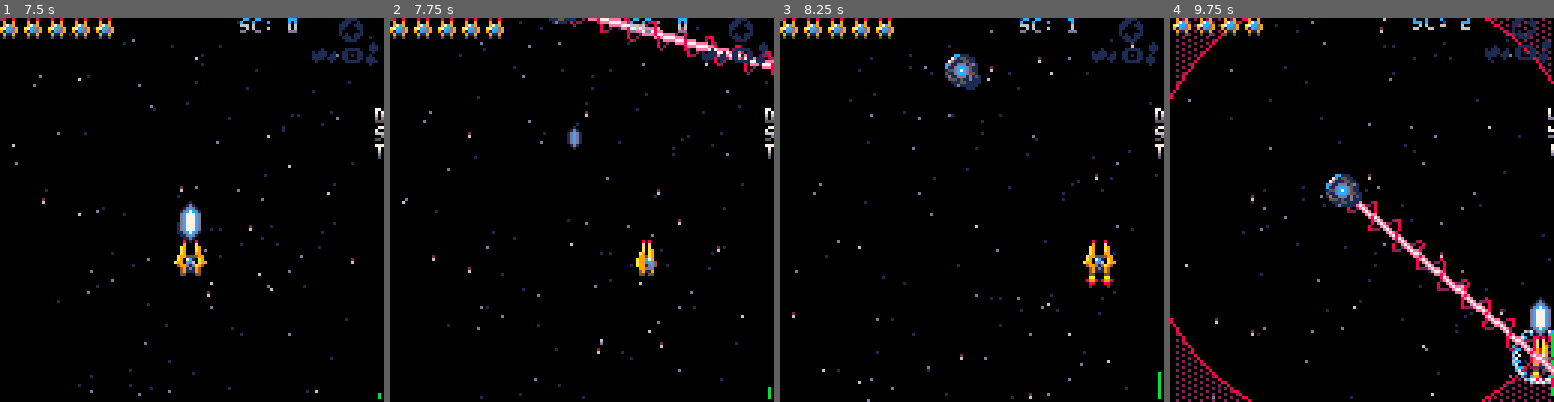
Above: before the commit, frames 1-4 (left to right).
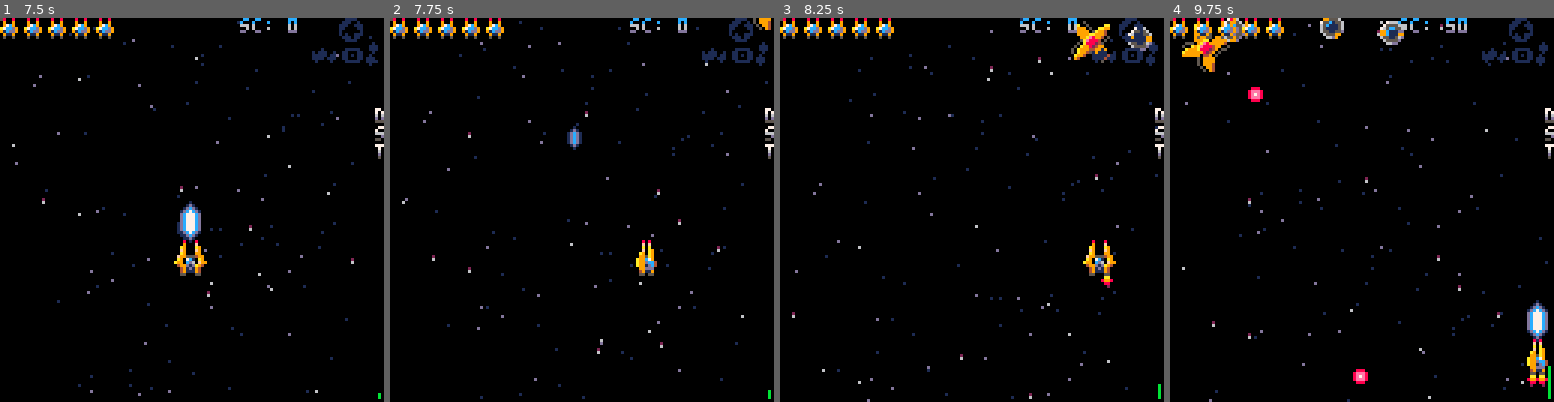
Above: after the commit, the same moments.

Repository: Athas1980/shootinator
Game: PICO-8 cartridge shootinator.p8
Same seed, same stepped clock (60 frames per second), same inputs: the game is played once before the commit and once after it.
Inputs:
- Up to frame 1 (7.5 s): tap X (X key) at 0.33, 1.07, 1.85, 2.97, 4.08, 5.2, 6.32, 7.43 s; tap O (Z key) at 0.7, 1.7, 2.1, 2.5, 2.9, 3.3, 3.7, 4.1, 4.5, 4.9, 5.3, 5.7, 6.1, 6.5, 6.9, 7.3 s; hold Right 1.6-2.1 s; hold Up 2.15-2.42 s; hold Right 2.47-3.03 s; hold Left 3.08-3.58 s; hold Down 3.63-3.97 s; hold Right 4.02-4.68 s; hold Up 4.73-5.03 s; hold Left 5.08-5.68 s; hold Down 5.73-6.03 s; hold Right 6.08-6.58 s; hold Right 6.63-7.13 s; hold Up 7.18-7.45 s
- Up to frame 2 (7.75 s): hold Right from 7.5 s (still down); tap O (Z key) at 7.7 s
- Up to frame 3 (8.25 s): release Right at 8.07 s; tap O (Z key) at 8.1 s; hold Left from 8.12 s (still down)
- Up to frame 4 (9.75 s): tap O (Z key) every 0.4 s from 8.5 to 9.7 s; tap X (X key) at 8.55, 9.67 s; release Left at 8.62 s; hold Down 8.67-9 s; hold Right 9.05-9.72 s

Frame 1 is identical in both runs. In frame 2, 1.5% of the frame differs, in the area x 41-100%, y 0-97%; in frame 3, 1.6%; in frame 4, 9.9%, in the area x 0-100%, y 0-100%.

Commit message:
work in progress

Diff:
--- a/enemies.lua
+++ b/enemies.lua
@@ -146,9 +146,8 @@
 
 -- FIXME logic for this is
 -- the same as a disc
-function create_spin_e(_x,_y,_spl,_dur)
+function create_spin_e(_x,_y,props)
 	local _ENV=create_mob(106,_x,_y)
-
 	shot_times={60,10,10}
 	t_idx=1
 	local shot_time=shot_times[1]
@@ -157,7 +156,7 @@
 		"w=2,h=2,dy=1,sn=1,hp=10,pw=16,ph=16"
 	))
 	sprs=split("96,98,100,102")
-	spl=_spl
+	spl,dur=unpack(props)
 
 	function upd(_ENV)
 		shot_time-=1
@@ -405,9 +404,11 @@
 function create_aim_ebul(e)
 	sfx(58,3)
 	local _ENV=create_mob(64,e.x,e.y+8)
+	colw=2
+	colh=2
 	sprs = {64,80}
 	f=-5;
-	e.flash=20;
+	e.flash=5;
 	sn=0
 
 	local ang = atan2(p.x-e.x, p.y-e.y)
@@ -415,12 +416,13 @@
 	function upd(_ENV)
 		f+=1
 
-		if fra%30==0 then
+		fra+=1
+		if fra%5==0 then
 			sn=sn%2+1
 			s=sprs[sn]
-		end
-
-		sp = sprs[fra\6%2]
+			printh("fra:"..fra.." s:"..s)
+		end
+
 		-- sp=fra
 		-- FIXME need a more
 		-- omprehensive out of bounds
--- a/levels.lua
+++ b/levels.lua
@@ -192,9 +192,28 @@
 ]]
 
 level = [[
-
-01,a,80,88
-3f,b,3,90
+-- lazer
+-- 01,a,80,88
+-- spin & tail
+1,b,3,c0
+2,5,3,c0
+2,5,3,c0
+2,5,3,c0
+2,5,3,c0
+-- spin & tail
+15,b,4,c0
+2,5,4,c0
+2,5,4,c0
+2,5,4,c0
+2,5,4,c0
+
+
+60,b,3,a0
+0,4,22
+0,4,43
+0,4,62
+0,4,83
+
 ]]
 
 --In the end this should just be
@@ -254,8 +273,9 @@
 function read_spin(fn_next)
 	local num,dur=fn_next(),fn_next()*4
 	return function()
-		local en = create_enemy("spin", 128,-8, splines[num], dur)
-		en.dur=dur
+		local en = create_enemy("spin", 128,-8, {splines[num], dur})
+		-- en = create_spin_e(128,-8,splines[num],dur)
+		-- en.dur=dur
 		add(mobs,en)
 	end
 end
--- a/shootinator.p8
+++ b/shootinator.p8
@@ -889,16 +889,8 @@
 		end
 	end
 	for eb in all(ebuls) do
-			if collided(eb,p) and invun<=0 then
-			lives-=1
-			if lives<0 then
-				init_over()
-				return
-			end
-			invun=80
-			flash=20
-			sfx(59)
-			shake=6
+			if collided(eb,p) then
+				hurt_player()
 		end
 	end
 
@@ -955,6 +947,11 @@
 	flash=20
 	sfx(59)
 	shake=6
+	if lives<0 then
+		init_over()
+		return
+	end
+
 end
 
 function collided(mob1,mob2)
Not shown, changed: shootinator.p8.png
